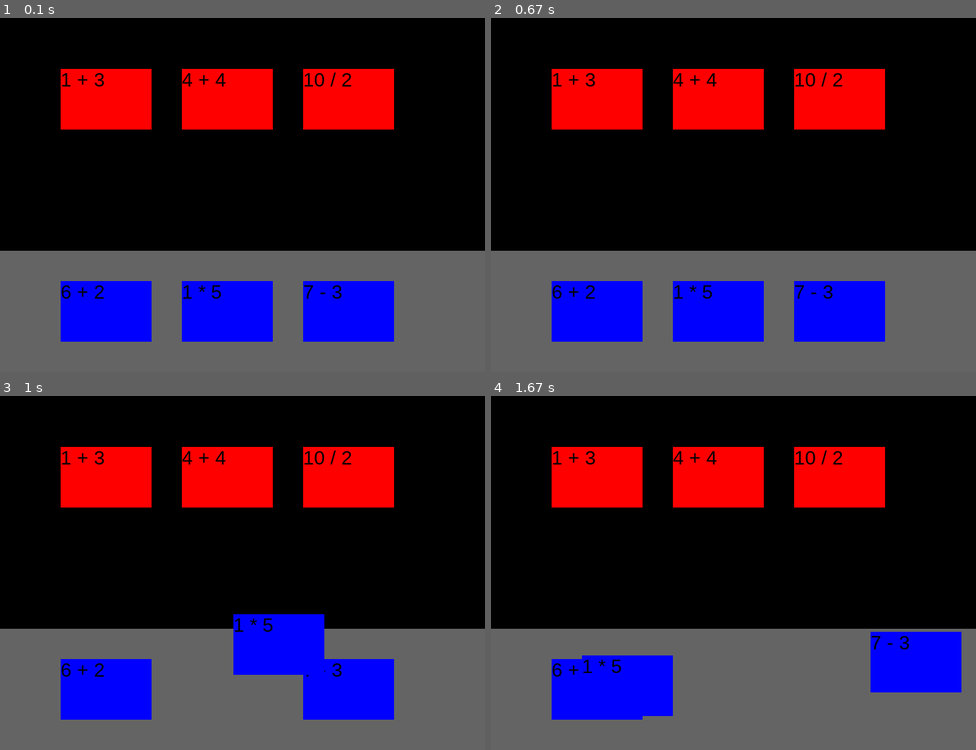
Above: before the commit, frames 1-4 (two rows, left to right).
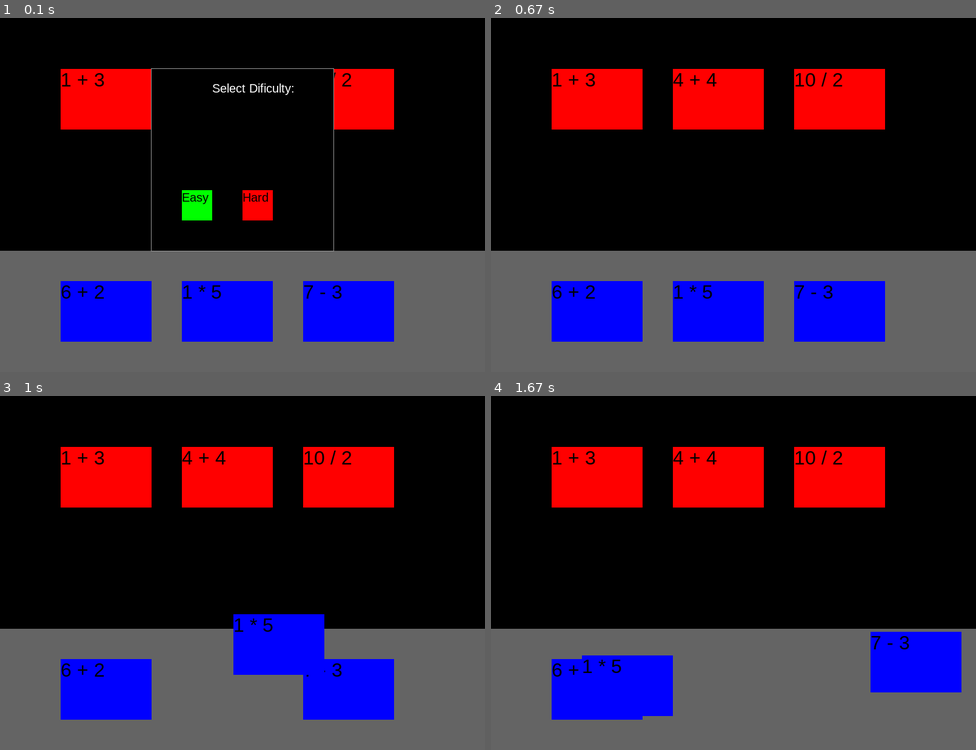
Above: after the commit, the same moments.

Repository: alexmeier2828/SoftwareEngineering
Game: pygame game, started from Prototype/main.py
The game is run twice, just before and just after one commit, with the same random seed, the same clock (stepped at 60 frames per second) and the same inputs.
Inputs (mouse positions are in pixels of both pictures, inside the frame that each line leads up to):
- Up to frame 1 (0.1 s): no input
- Up to frame 2 (0.67 s): press the mouse at (689, 205) at 0.37 s; move the mouse to (718, 251) at 0.47 s; release the mouse at (748, 297) at 0.6 s
- Up to frame 3 (1 s): press the mouse at (227, 689) at 0.7 s; move the mouse to (252, 668) at 0.8 s; release the mouse at (281, 643) at 0.93 s
- Up to frame 4 (1.67 s): press the mouse at (840, 689) at 1.03 s; move the mouse to (879, 675) at 1.13 s; release the mouse at (917, 661) at 1.27 s; press the mouse at (772, 643) at 1.37 s; move the mouse to (699, 665) at 1.47 s; release the mouse at (626, 686) at 1.6 s

The runs differ from the first frame. In frame 1, 5.5% of the frame differs, in the area x 31-69%, y 14-66%; in frame 2, nothing differs; in frame 3, nothing differs; in frame 4, nothing differs.

Commit message:
Added a difficulty select menu

Diff:
--- a/Prototype/main.py
+++ b/Prototype/main.py
@@ -1,7 +1,7 @@
 #!/usr/bin/env python3
 
 import pygame
-
+from menu import Menu
 BLACK = (  0,   0,   0)
 WHITE = (255, 255, 255)
 
@@ -48,8 +48,10 @@
 
 clock = pygame.time.Clock()
 is_running = True
+show_menu = True
 
 while is_running:
+
     for event in pygame.event.get():
         if event.type == pygame.QUIT:
             is_running = False
@@ -60,6 +62,13 @@
 
         elif event.type == pygame.MOUSEBUTTONDOWN:
             if event.button == 1:
+
+                #catch event for dificulty selection
+                if show_menu and Menu.easy.rect.collidepoint(event.pos):
+                    show_menu = False
+                if show_menu and Menu.hard.rect.collidepoint(event.pos):
+                    show_menu = False
+
                 for i, r in enumerate(rects):
                     grabbable = r.grabbable
                     r = r.rect
@@ -91,7 +100,8 @@
 
     for r in rects:
         r.draw()
-
+    if show_menu:
+        Menu.draw(screen)
     pygame.display.update()
 
     clock.tick(25)
--- /dev/null
+++ b/Prototype/menu.py
@@ -0,0 +1,28 @@
+import pygame
+from style import Colors
+
+class MenuButton:
+    def __init__(self, pygame_rect, color, string):
+        self.rect = pygame_rect
+        self.string = string
+        self.color = color
+
+    def draw(self, screen):
+        font = pygame.font.SysFont('Arial', 20)
+        pygame.draw.rect(screen, self.color, self.rect)
+        screen.blit(font.render(self.string, True, Colors.BLACK), (self.rect.x, self.rect.y ) )
+
+
+class Menu:
+    menu_rect = pygame.Rect(250, 100, 300, 300)
+    border_rect = pygame.Rect(249, 99, 302, 302)
+    easy = MenuButton(pygame.Rect(menu_rect.x + 50, menu_rect.y + 200, 50, 50), Colors.GREEN, "Easy")
+    hard = MenuButton(pygame.Rect(menu_rect.x + 150, menu_rect.y + 200, 50, 50), Colors.RED, "Hard")
+
+    def draw(screen):
+        font = pygame.font.SysFont('Arial', 20)
+        pygame.draw.rect(screen, Colors.GREY, Menu.border_rect) #This is kindof gross but its the only way I could find to get fileld rectangle with a border
+        pygame.draw.rect(screen, Colors.BLACK, Menu.menu_rect)
+        screen.blit(font.render("Select Dificulty:", True, Colors.WHITE), (Menu.menu_rect.x + 100, Menu.menu_rect.y + 20))
+        Menu.easy.draw(screen)
+        Menu.hard.draw(screen)
--- /dev/null
+++ b/Prototype/style.py
@@ -0,0 +1,7 @@
+class Colors:
+    BLACK = (  0,   0,   0)
+    WHITE = (255, 255, 255)
+    GREY  = (150, 150, 150)
+    RED   = (255,   0,   0)
+    GREEN = (  0, 255,   0)
+    BLUE  = (  0,   0, 255)
